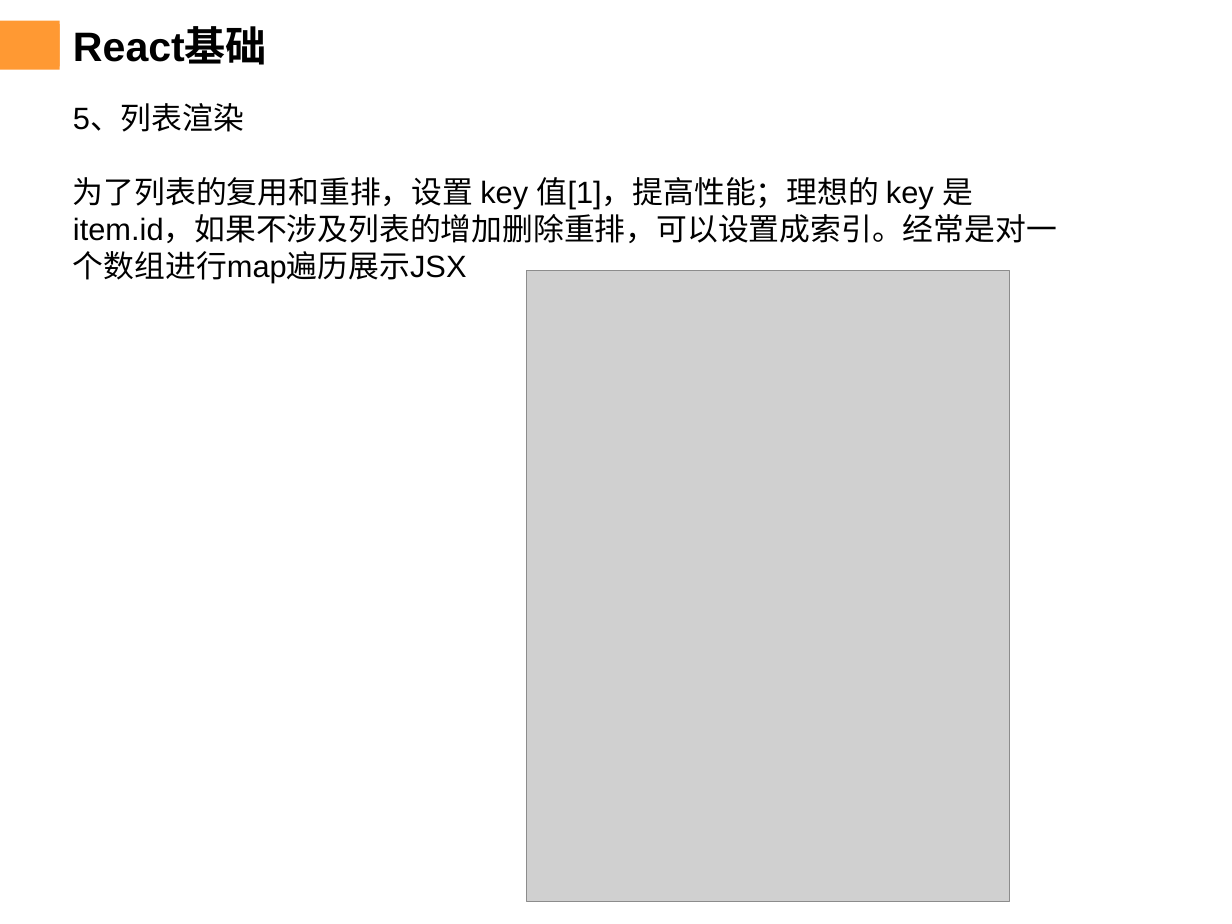
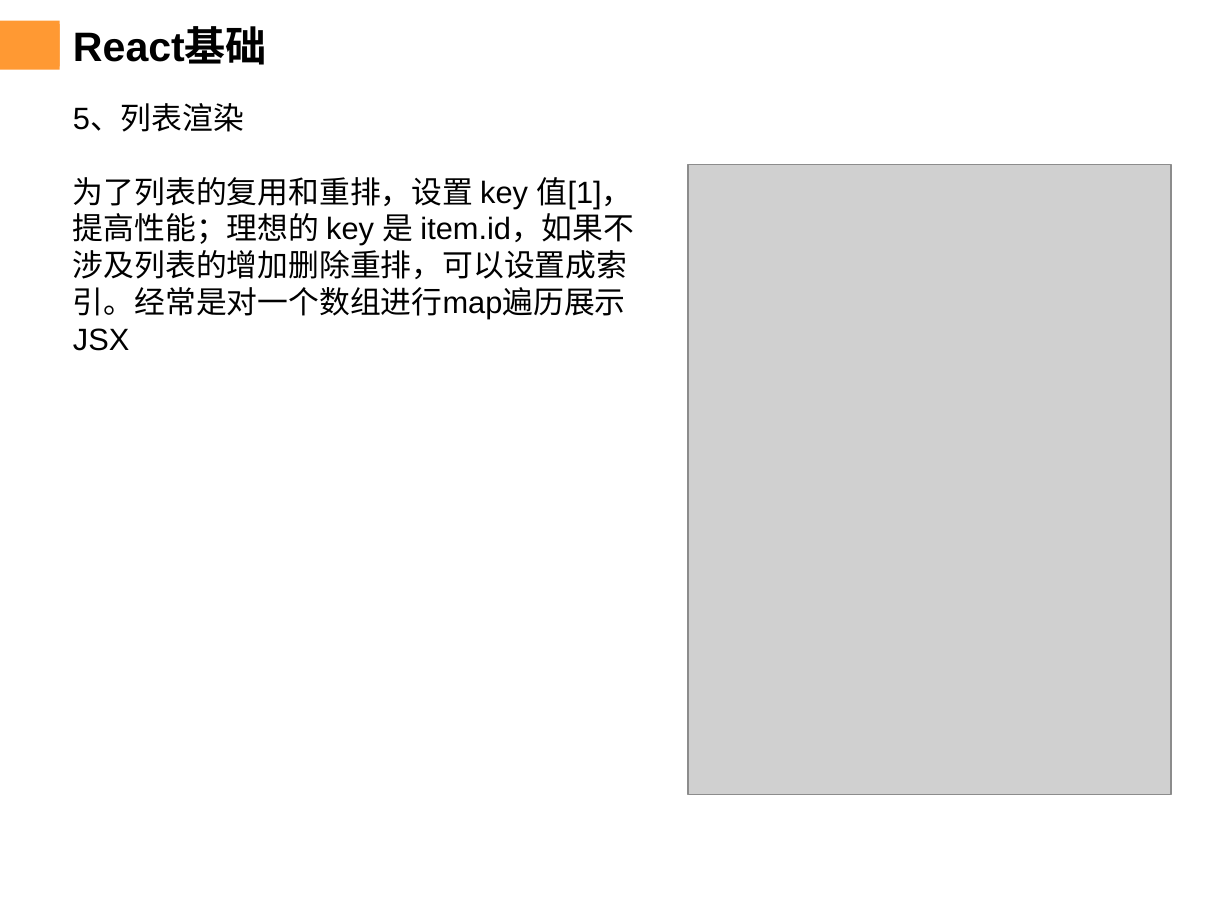
Before and after one commit to chenqiuli/JY-peixun-1, a slide deck: slide 11 of PPT内容-20240103-2.pptx. Drawn at 1232x924 pixels with LibreOffice and Linux fonts; fonts in the diff are those of the drawing; grey boxes stand for pictures; background and template pictures are left out. Boxes give left, top, right and bottom in pixels: in the first picture for what was removed or moved away, otherwise in the second. Text is boxed around its words. In the diff, an @@ line names an element or a change of style, - is before the commit and + after.

```diff
--- a/PPT内容-20240103-2.pptx
+++ b/PPT内容-20240103-2.pptx
@@ text "5、列表渲染" rewrapped from bbox=[73, 104, 1057, 284] to bbox=[73, 104, 634, 320] @@
@@ picture: place and size @@
-picture at bbox=[526, 271, 1009, 902]
+picture at bbox=[689, 164, 1172, 795]
```
Also in this commit, not shown: 15 other slides changed, 1 slide added, 6 other files.
